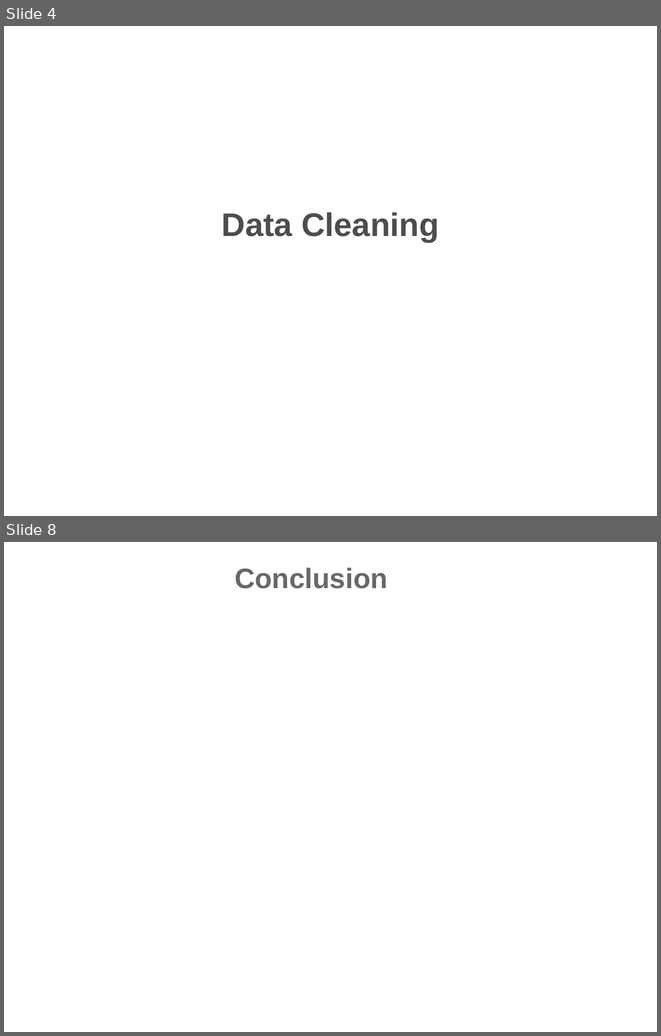
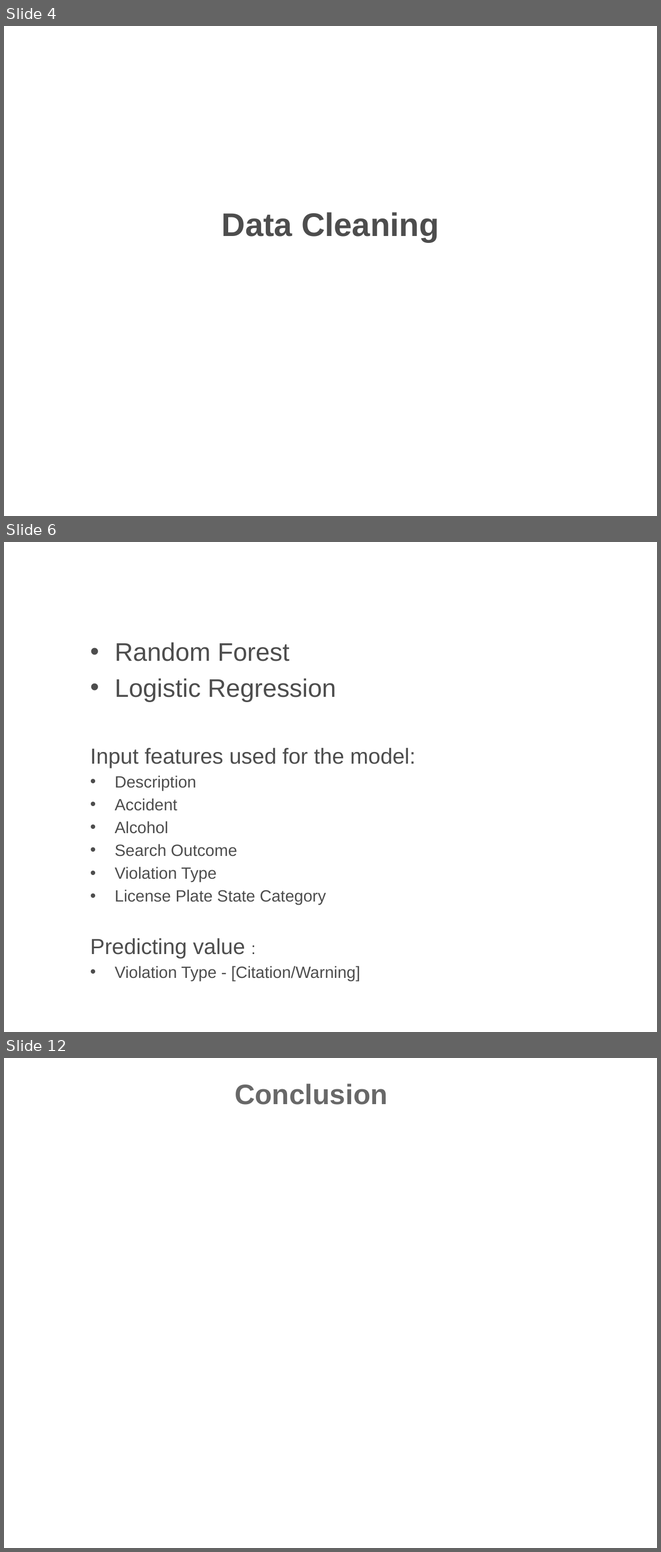
Before and after one commit to hrollin5/Project_4, a slide deck: traffic_violation.pptx. Shown one above the other, each under a label of ours: slides 4 and 8 before the commit, slides 4, 6 and 12 after it; the slides between them are not shown. The pictures are 661x1036 and 661x1552 pixels, drawn with LibreOffice and Linux fonts; fonts in the diff are those of the drawing; background and template pictures are left out. Boxes give left, top, right and bottom in pixels: in the first picture for what was removed or moved away, otherwise in the second. Text is boxed around its words. In the diff, an @@ line names an element or a change of style, - is before the commit and + after.

Commit message:
Added slides for ML models and Pyspark

```diff
--- a/traffic_violation.pptx
+++ b/traffic_violation.pptx
@@ slide 6 added at box(4, 542, 657, 1032), background picture (left out) @@
@@ title added at box(84, 571, 572, 607), 36 pt, text #FFFFFF, bold @@
+Machine Learning Models
@@ text added at box(90, 642, 415, 981), 18 pt, text #4D4D4D @@
+• Random Forest
+• Logistic Regression
+Input features used for the model:
+• Description
+• Accident
+• Alcohol
+• Search Outcome
+• Violation Type
+• License Plate State Category
+Predicting value :
+• Violation Type - [Citation/Warning]
@@ what was slide 8 is now slide 12 @@
```
Also in this commit, not shown: 1 slide changed, 3 other slides added.
